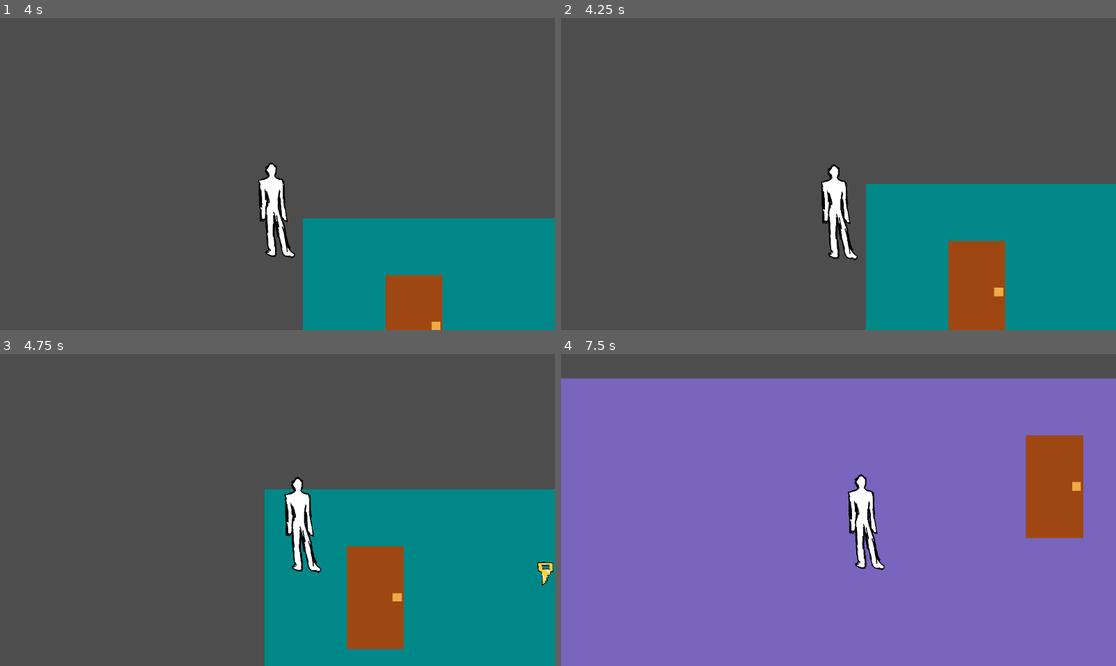
Above: before the commit, frames 1-4 (two rows, left to right).
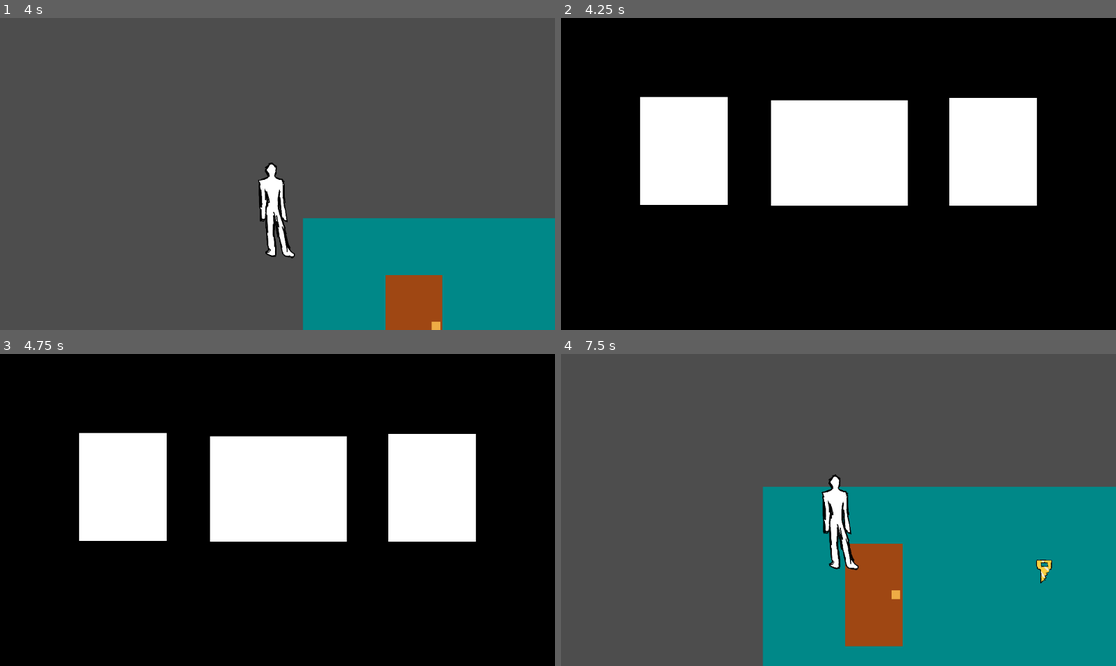
Above: after the commit, the same moments.

Repository: ThiagoAndradeFerraz/Prototype2024
Game: Godot game, scene res://levels/tests/test1.tscn
The game is run twice, just before and just after one commit, with the same random seed, the same clock (stepped at 60 frames per second) and the same inputs. The project has no main scene, so this scene is started directly.
Inputs:
- Up to frame 1 (4 s): tap Enter at 0.5 s; hold W (move_up) 0.53-2.03 s; tap E (action) every 0.75 s from 0.6 to 3.6 s; hold A (move_left) 2.03-3.53 s; hold S (move_down) from 3.53 s (still down)
- Up to frame 2 (4.25 s): keep holding S (move_down); tap T (open_inventory, bound only after the commit) at 4.15 s
- Up to frame 3 (4.75 s): release S (move_down) at 4.28 s; hold D (move_right) from 4.28 s (still down); tap E (action) at 4.35 s
- Up to frame 4 (7.5 s): tap Escape (pause) at 4.9 s; release D (move_right) at 5.03 s; hold W (move_up) 5.03-5.75 s; tap E (action) at 5.1, 6.6, 7.35 s; click "RESUME" at 5.75 s; hold D (move_right) from 6.53 s (still down)

Frame 1 is identical in both runs. In frame 2, 99% of the frame differs, in the area x 0-100%, y 0-100%; in frame 3, 99%; in frame 4, 92%.

Commit message:
setando item de comparação ao abrir inventario

Diff:
--- a/UI/Inventory/scripts/inventory_ui.gd
+++ b/UI/Inventory/scripts/inventory_ui.gd
@@ -22,3 +22,6 @@
 	'''
 
 	visible = not visible
+
+	if(not visible):
+		InventoryManager.set_expected_item(null) # reseting the expected item when closing inventory
--- a/composition/interactible/interactible_handler.gd
+++ b/composition/interactible/interactible_handler.gd
@@ -3,14 +3,21 @@
 var playerCanInteract : bool = false
 
 signal player_interacted
+signal inventory_opened
 
 func _ready():
 	_testIfHasColision()
 
 func _process(_delta):
 
-	if(playerCanInteract and Input.is_action_just_pressed("action")):
-		player_interacted.emit()
+	if(playerCanInteract):
+
+		if(Input.is_action_just_pressed("action")):
+			player_interacted.emit()
+
+		elif(Input.is_action_just_pressed("open_inventory")):
+			inventory_opened.emit()
+
 
 func _on_area_entered(area:Area2D):
 
--- a/entities/door/door.tscn
+++ b/entities/door/door.tscn
@@ -47,4 +47,5 @@
 [node name="Tests" type="Node" parent="."]
 script = ExtResource("3_jdrex")
 
+[connection signal="inventory_opened" from="InteractibleHandler" to="." method="_on_interactible_handler_inventory_opened"]
 [connection signal="player_interacted" from="InteractibleHandler" to="." method="_on_interactible_handler_player_interacted"]
--- a/entities/door/scripts/door.gd
+++ b/entities/door/scripts/door.gd
@@ -1,4 +1,7 @@
 extends StaticBody2D
+
+@export var is_locked : bool = false
+@export var required_item : InventoryItem
 
 @export var target_level : String
 
@@ -9,10 +12,19 @@
 
 	target_level_path = levels_base_path + target_level + ".tscn"
 
+	# TODO: fazer testes com is_locked e required_item
+
 	$"Tests".executeTests(target_level, target_level_path)
 
-func _process(_delta):
-	pass
+func _on_interactible_handler_player_interacted():
 
-func _on_interactible_handler_player_interacted():
-	get_tree().change_scene_to_file(target_level_path)
+	if(not is_locked):
+		get_tree().change_scene_to_file(target_level_path)
+
+	else:
+		print("PLAYER: it's locked...")
+
+
+func _on_interactible_handler_inventory_opened():
+
+	InventoryManager.set_expected_item(required_item)
--- a/entities/inventory/inventory_manager.gd
+++ b/entities/inventory/inventory_manager.gd
@@ -4,6 +4,11 @@
 
 var inventory : Array[InventoryItem]
 
+var expected_item : InventoryItem # excpected item to compare with the selected one, like a specific key
+
 func add_item(item : InventoryItem) -> void:
     inventory.append(item)
-    print("adicionou aaa")
+
+func set_expected_item(item_to_expect : InventoryItem):
+    expected_item = item_to_expect
+    print("bbb")
--- a/levels/tests/test1.tscn
+++ b/levels/tests/test1.tscn
@@ -15,6 +15,7 @@
 
 [node name="Door" parent="." instance=ExtResource("2_uvjts")]
 position = Vector2(41, 28)
+is_locked = true
 target_level = "test2"
 
 [node name="key1" parent="." instance=ExtResource("2_e6osf")]
--- a/project.godot
+++ b/project.godot
@@ -59,7 +59,7 @@
 }
 open_inventory={
 "deadzone": 0.5,
-"events": [Object(InputEventKey,"resource_local_to_scene":false,"resource_name":"","device":-1,"window_id":0,"alt_pressed":false,"shift_pressed":false,"ctrl_pressed":false,"meta_pressed":false,"pressed":false,"keycode":0,"physical_keycode":73,"key_label":0,"unicode":105,"echo":false,"script":null)
+"events": [Object(InputEventKey,"resource_local_to_scene":false,"resource_name":"","device":-1,"window_id":0,"alt_pressed":false,"shift_pressed":false,"ctrl_pressed":false,"meta_pressed":false,"pressed":false,"keycode":0,"physical_keycode":84,"key_label":0,"unicode":116,"echo":false,"script":null)
 ]
 }
 
--- a/resources/InventoryRes.tres
+++ /dev/null
@@ -1,3 +0,0 @@
-[gd_resource type="Resource" format=3 uid="uid://cp2ydhu6wmqpv"]
-
-[resource]
